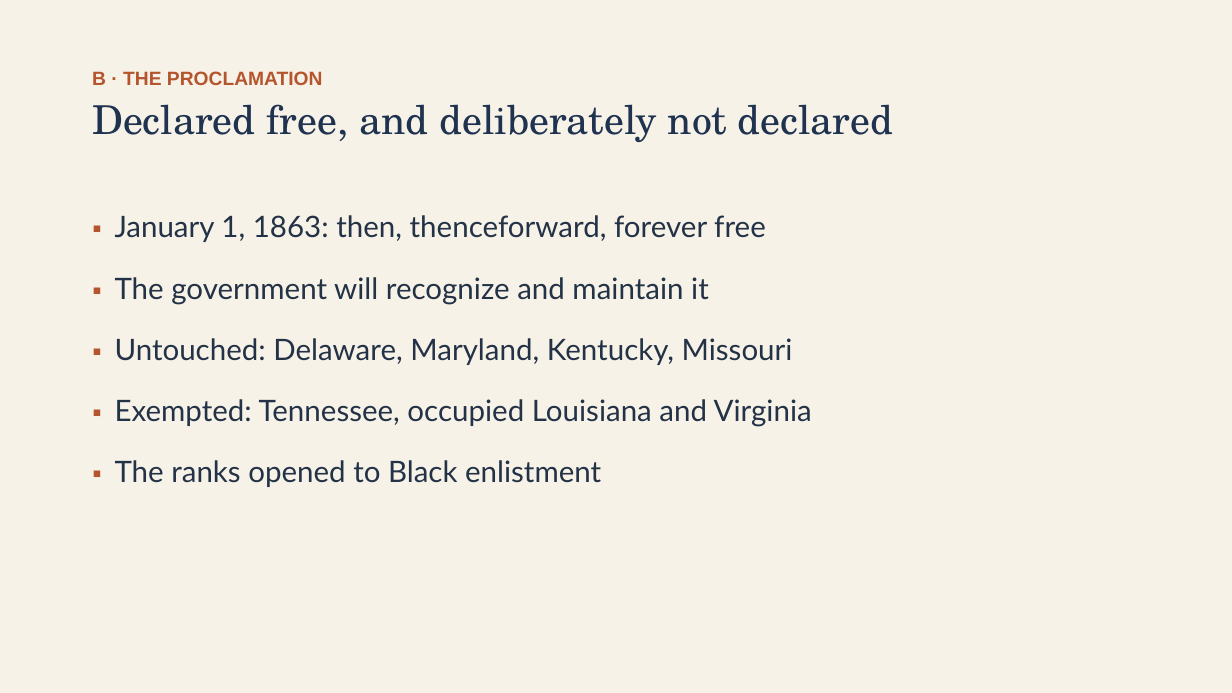
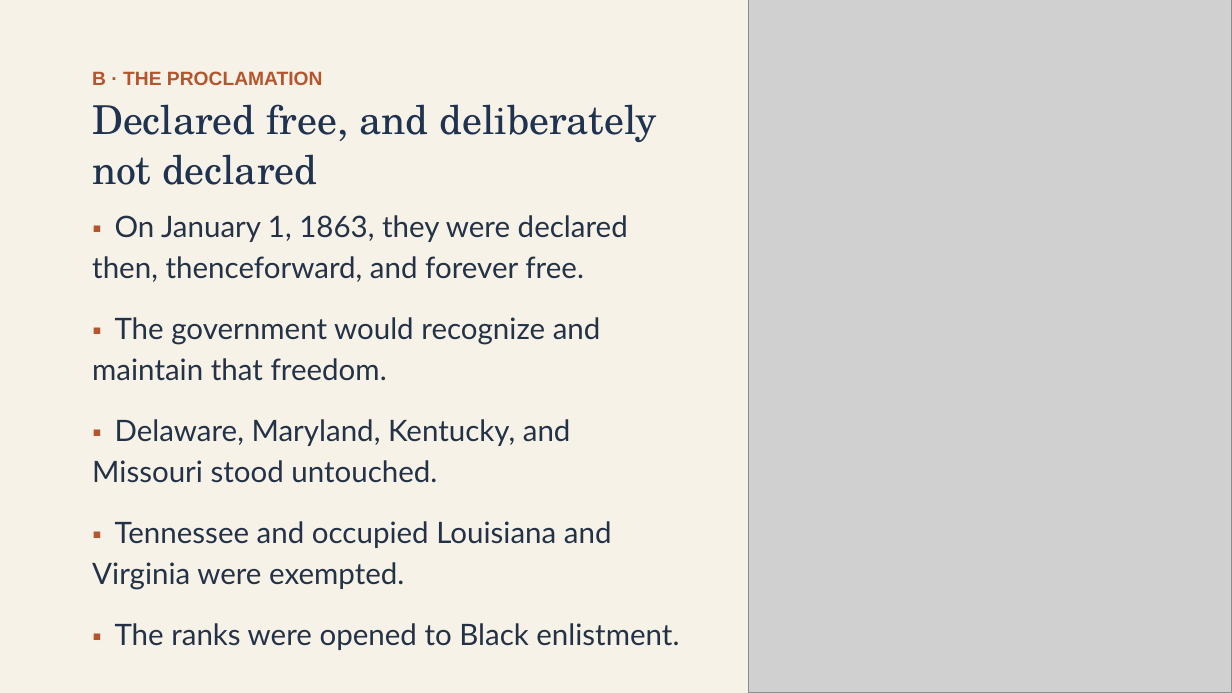
Before and after one commit to ab17gthb/humanities-curriculum-group, a slide deck: slide 7 of sectional-crisis/lesson-07/lesson-07-slides.pptx. Drawn at 1232x693 pixels with LibreOffice and Linux fonts; fonts in the diff are those of the drawing; grey boxes stand for pictures. Boxes give left, top, right and bottom in pixels: in the first picture for what was removed or moved away, otherwise in the second. Text is boxed around its words. In the diff, an @@ line names an element or a change of style, - is before the commit and + after.

```diff
--- a/sectional-crisis/lesson-07/lesson-07-slides.pptx
+++ b/sectional-crisis/lesson-07/lesson-07-slides.pptx
@@ picture added at bbox=[749, 0, 1232, 693] @@
@@ text "Declared free, and deliberately not ..." rewrapped from bbox=[92, 104, 893, 142] to bbox=[92, 104, 656, 185] @@
@@ text at bbox=[92, 215, 679, 650]: text changed @@
-▪ January 1, 1863: then, thenceforward, forever free
-▪ The government will recognize and maintain it
-▪ Untouched: Delaware, Maryland, Kentucky, Missouri
-▪ Exempted: Tennessee, occupied Louisiana and Virginia
-▪ The ranks opened to Black enlistment
+▪ On January 1, 1863, they were declared then, thenceforward, and forever free.
+▪ The government would recognize and maintain that freedom.
+▪ Delaware, Maryland, Kentucky, and Missouri stood untouched.
+▪ Tennessee and occupied Louisiana and Virginia were exempted.
+▪ The ranks were opened to Black enlistment.
```
Also in this commit, not shown: 7 other slides changed, 6 other files.
